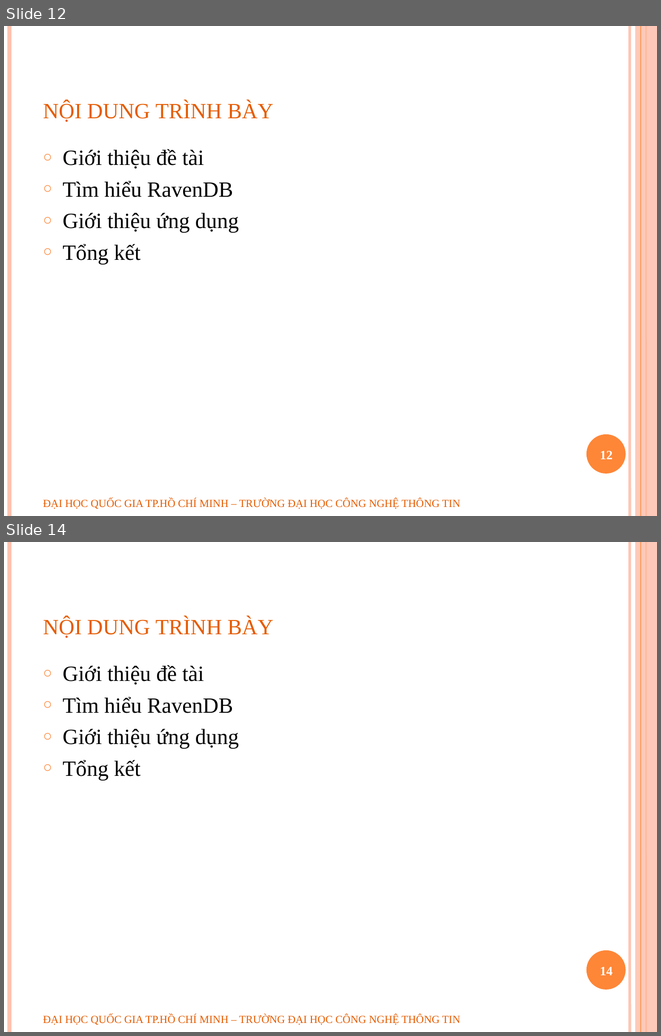
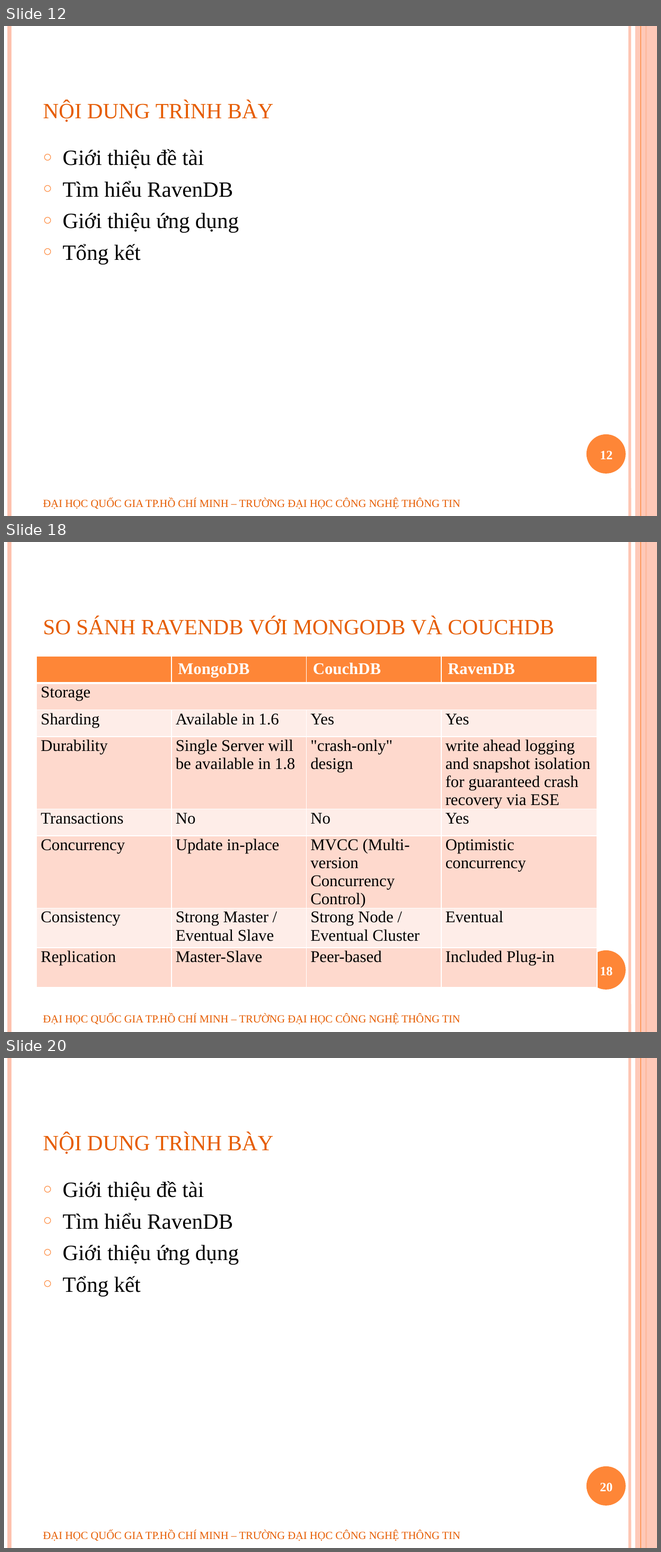
Before and after one commit to geovip/nosqlravendbuit, a slide deck: Document/slide bao cao.pptx. Shown one above the other, each under a label of ours: slides 12 and 14 before the commit, slides 12, 18 and 20 after it; the slides between them are not shown. The pictures are 661x1036 and 661x1552 pixels, drawn with LibreOffice and Linux fonts; fonts in the diff are those of the drawing; background and template pictures are left out. Boxes give left, top, right and bottom in pixels: in the first picture for what was removed or moved away, otherwise in the second. Text is boxed around its words. In the diff, an @@ line names an element or a change of style, - is before the commit and + after.

```diff
--- a/Document/slide bao cao.pptx
+++ b/Document/slide bao cao.pptx
@@ slide 18 added at (4,542,657,1032), background #FFFFFF; not listed: 6 template elements that a slide beside it also shows @@
@@ title added at (43,617,554,635), 30 pt, text #E65C01, small capitals @@
+so sánh ravendb với mongodb và couchdb
@@ table added at (37,656,598,999), 8 rows, 4 columns @@
+ | MongoDB | CouchDB | RavenDB
+Storage |  |  | 
+Sharding | Available in 1.6 | Yes | Yes
+Durability | Single Server will be available in 1.8 | "crash-only" design | write ahead logging and snapshot isolation for guaranteed crash recovery via ESE
+Transactions | No | No | Yes
+Concurrency | Update in-place | MVCC (Multi-version Concurrency Control) | Optimistic concurrency
+Consistency | Strong Master / Eventual Slave | Strong Node / Eventual Cluster | Eventual
+Replication | Master-Slave | Peer-based | Included Plug-in
@@ page number added at (600,967,612,976), 14 pt, text #FFFFFF, bold @@
+18
@@ text added at (43,1014,460,1024), 12 pt, text #E65C01 @@
+ĐẠI HỌC QUỐC GIA TP.HỒ CHÍ MINH – TRƯỜNG ĐẠI HỌC CÔNG NGHỆ THÔNG TIN
@@ what was slide 14 is now slide 20 @@
@@ page number at (600,1483,612,1491): text changed @@
-14
+20
```
Also in this commit, not shown: 6 other slides added, 1 slide removed.
